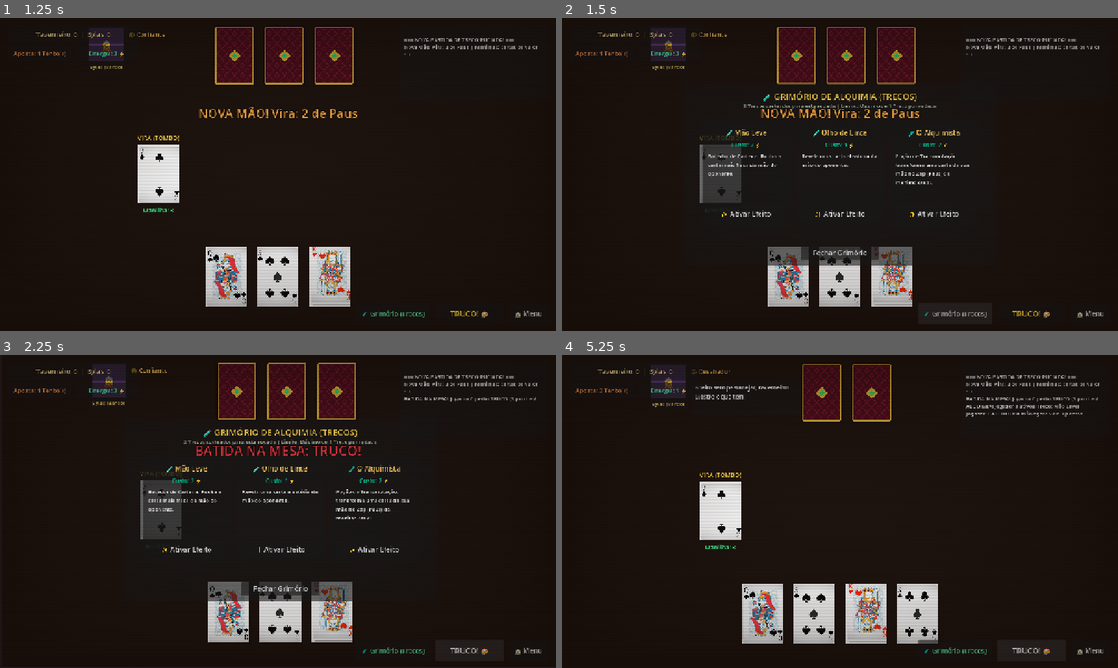
Above: before the commit, frames 1-4 (two rows, left to right).
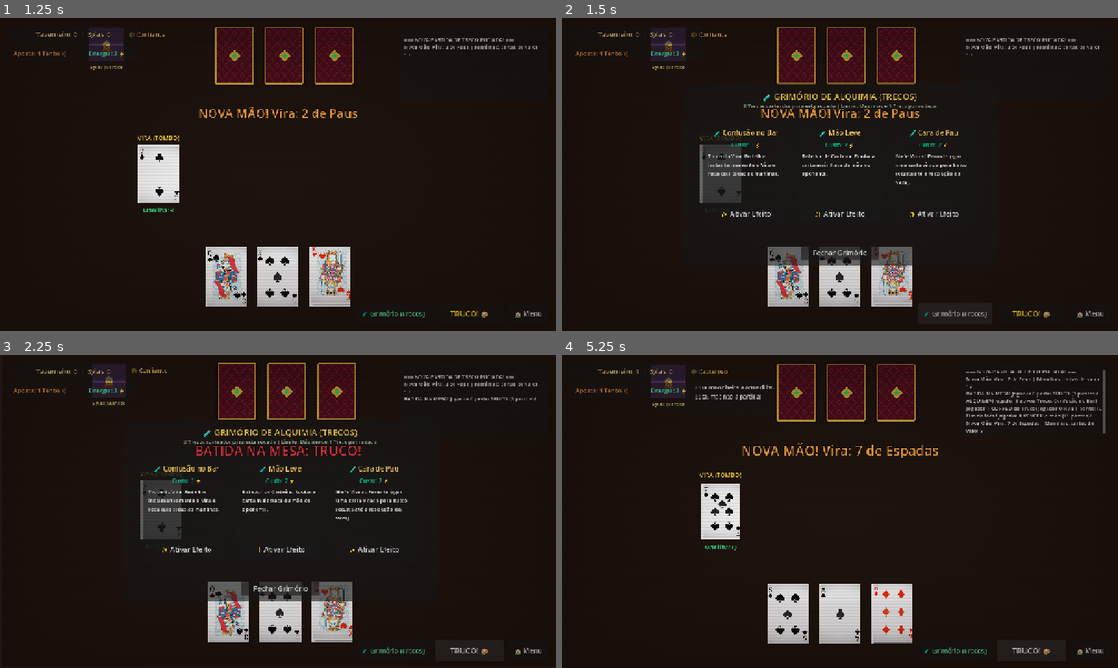
Above: after the commit, the same moments.

Repository: zakkw92/TRECO---THE---GAME
Game: Godot game, scene res://scenes/MainMenu.tscn
The game is run twice, just before and just after one commit, with the same random seed, the same clock (stepped at 60 frames per second) and the same inputs.
Inputs:
- Up to frame 1 (1.25 s): click "🍻 Entrar na Taverna (Jogar)" at 0.5 s
- Up to frame 2 (1.5 s): click "🧪 Grimório (Trecos)" at 1.25 s
- Up to frame 3 (2.25 s): click "TRUCO! 🍻" at 2 s
- Up to frame 4 (5.25 s): click "✨ Ativar Efeito" at 2.75 s; click "🧪 Grimório (Trecos)" at 3.5 s; click "Fechar Grimório" at 4.25 s; click "TRUCO! 🍻" at 5 s

Frame 1 is identical in both runs. In frame 2, 1.1% of the frame differs, in the area x 26-74%, y 35-54%; in frame 3, 1.2%; in frame 4, 11%, in the area x 6-98%, y 2-93%.

Commit message:
feat: Inclui arquivos .import para build Web perfeita e rebalanceia O Alquimista com raridade ponderada e custo 3

Diff:
--- a/scripts/effects/AlquimistaEffect.gd
+++ b/scripts/effects/AlquimistaEffect.gd
@@ -3,23 +3,33 @@
 
 func _init() -> void:
 	item_name = "O Alquimista"
-	description = "Poção de Transmutação: transforma uma carta da sua mão no Zap (Paus) da manilha atual."
-	energy_cost = 2
-	activation_window = ActivationWindow.REACTION
+	description = "Poção Alquímica Rara: Transmuta a carta mais fraca da mão em uma Manilha de Ouros (♦) ou Espadas (♠). Custa toda a energia (3⚡)."
+	energy_cost = 3
+	rarity_weight = 1
+	activation_window = ActivationWindow.PRE_PLAY
 
 func apply_effect(match_manager, activator_id: int) -> bool:
 	var hand = match_manager.get_player_hand(activator_id)
 	if hand.is_empty():
 		return false
-	var manilha_rank = TrucoRules.get_manilha_rank_for_vira(match_manager.vira_card.rank_value)
-	var target_card: CardData = null
+
+	var vira = match_manager.vira_card
+	var manilha_rank = TrucoRules.get_manilha_rank_for_vira(vira.rank_value)
+
+	# Encontra a carta mais fraca da mão para transmutar
+	var weakest_card: CardData = hand[0]
+	var min_str = TrucoRules.get_card_strength(weakest_card, vira)
+
 	for card in hand:
-		if not (card.is_manilha and card.suit == CardData.Suit.PAUS):
-			target_card = card
-			break
-	if target_card == null:
-		target_card = hand[0]
-	target_card.rank_value = manilha_rank
-	target_card.suit = CardData.Suit.PAUS
-	target_card.is_manilha = true
+		var s = TrucoRules.get_card_strength(card, vira)
+		if s < min_str:
+			min_str = s
+			weakest_card = card
+
+	# Transmuta para Manilha (70% Ouros, 30% Espadas - balanceado e temático!)
+	weakest_card.rank_value = manilha_rank
+	weakest_card.suit = CardData.Suit.OUROS if randf() < 0.7 else CardData.Suit.ESPADAS
+	weakest_card.is_manilha = true
+
+	match_manager.log_message.emit("⚗️ TRANSMUTAÇÃO! O Alquimista transformou uma carta em uma Manilha (%s)!" % weakest_card.to_string_short())
 	return true
--- a/scripts/effects/TrecoEffect.gd
+++ b/scripts/effects/TrecoEffect.gd
@@ -6,6 +6,7 @@
 @export var item_name: String = "Treco"
 @export var description: String = "Efeito de item alquímico."
 @export var energy_cost: int = 1
+@export var rarity_weight: int = 3
 @export var activation_window: ActivationWindow = ActivationWindow.PRE_PLAY
 
 func apply_effect(match_manager, activator_id: int) -> bool:
--- a/scripts/ui/TavernTable.gd
+++ b/scripts/ui/TavernTable.gd
@@ -60,9 +60,28 @@
 	]
 
 func _roll_random_trecos_for_round() -> void:
-	var pool = all_trecos_catalogue.duplicate()
-	pool.shuffle()
-	round_trecos = [pool[0], pool[1], pool[2]]
+	var available: Array[TrecoEffect] = all_trecos_catalogue.duplicate()
+	round_trecos.clear()
+
+	# Sorteio ponderado de 3 Trecos únicos por rodada
+	while round_trecos.size() < 3 and not available.is_empty():
+		var total_weight = 0
+		for t in available:
+			total_weight += t.rarity_weight
+
+		var roll = randi_range(1, total_weight)
+		var current_sum = 0
+		var chosen_idx = 0
+
+		for i in range(available.size()):
+			current_sum += available[i].rarity_weight
+			if roll <= current_sum:
+				chosen_idx = i
+				break
+
+		round_trecos.append(available[chosen_idx])
+		available.remove_at(chosen_idx)
+
 	_build_treco_modal_tiles()
 
 func _connect_signals() -> void:
Not shown, added: TRECO — Truco da Taverna.apple-touch-icon.png.import
Not shown, added: TRECO — Truco da Taverna.icon.png.import
Not shown, added: TRECO — Truco da Taverna.png.import
Not shown, added: assets/audio/card_slide.wav.import
Not shown, added: assets/audio/click_tactile.wav.import
Not shown, added: assets/audio/potion_bubble.wav.import
Not shown, added: assets/audio/table_hit.wav.import
Not shown, added: assets/audio/truco_slam.wav.import
Not shown, added: assets/audio/victory_chime.wav.import
Not shown, added: assets/sprites/avatar_bardo.png.import
Not shown, added: assets/sprites/card_back.png.import
Not shown, added: assets/sprites/card_front.png.import
(and 54 more such lines)
